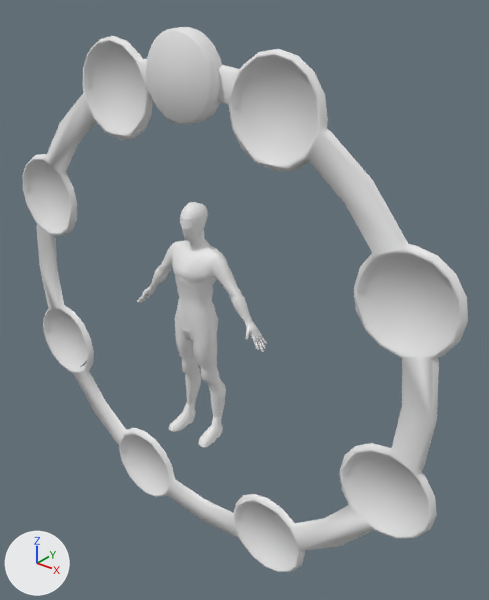
Renders of the Blender file vongott/Assets/Mesh/UI/menus.blend from each side of a commit.
One viewpoint serves both versions: a camera (50 mm lens) standing at (16.2, -17.3, 12.5) and looking at (0.9, 1.9, 0.7). Lighting does not change. The marker at lower left points along +X, +Y and +Z.

The older version as bpy lines, for what is in view:
```python
ob_abdomen = bpy.data.objects.new('abdomen', me_circle_003)
ob_abdomen.location = (0.0, 0.0, 0.0)
ob_abdomen.scale = (2.1, 2.1, 2.1)
ob_arms = bpy.data.objects.new('arms', me_circle_008)
ob_arms.location = (0.0, 0.0, 0.0)
ob_arms.scale = (2.1, 2.1, 2.1)
ob_back = bpy.data.objects.new('back', me_circle_005)
ob_back.location = (0.0, 0.0, 0.0)
ob_back.scale = (2.1, 2.1, 2.1)
ob_eyes = bpy.data.objects.new('eyes', me_circle_006)
ob_eyes.location = (0.0, 0.0, 0.0)
ob_eyes.scale = (2.1, 2.1, 2.1)
ob_feet = bpy.data.objects.new('feet', me_circle_010)
ob_feet.location = (0.0, 0.0, 0.0)
ob_feet.scale = (2.1, 2.1, 2.1)
ob_legs = bpy.data.objects.new('legs', me_circle_009)
ob_legs.location = (0.0, 0.0, 0.0)
ob_legs.scale = (2.1, 2.1, 2.1)
ob_model_005 = bpy.data.objects.new('model.005', me_circle_007)
ob_model_005.location = (0.0, 0.0, 0.0)
ob_model_005.scale = (2.1, 2.1, 2.1)
ob_torso = bpy.data.objects.new('torso', me_circle_004)
ob_torso.location = (0.0, 0.0, 0.0)
ob_torso.scale = (2.1, 2.1, 2.1)
ob_upgrades_rim = bpy.data.objects.new('upgrades_rim', me_circle)
ob_upgrades_rim.location = (0.0, 0.0, 0.0)
# also in view: 'upgrades_btn' at (0.0, -0.3, 9.4)
```
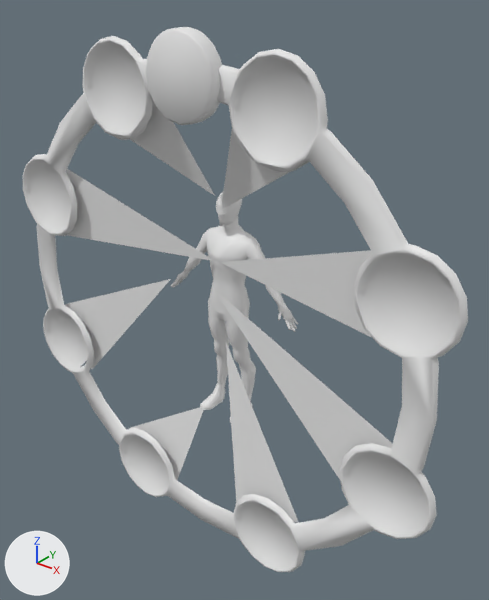
Location of each change, (x1, y1, x2, y2) in pixels of the pictures (489 x 600 px):
'abdominal_marker', added
    after: (214, 289, 393, 479)
'torso_marker', added
    after: (220, 250, 372, 337)
'legs', moved
    before: (174, 313, 226, 418)
    after: (208, 296, 256, 396)
'back)marker', added
    after: (66, 169, 214, 261)
'legs_marker', added
    after: (226, 343, 299, 523)
'arms_marker', added
    after: (65, 279, 171, 369)
'arms', moved
    before: (137, 243, 267, 352)
    after: (171, 228, 298, 332)
'torso', moved
    before: (172, 235, 219, 284)
    after: (206, 220, 252, 267)
'abdomen', moved
    before: (175, 276, 217, 332)
    after: (210, 260, 248, 313)
'skull_marker', added
    after: (130, 100, 215, 196)
'eyes_marker', added
    after: (221, 129, 291, 210)
'feet_marker', added
    after: (129, 407, 204, 480)
'feet', moved
    before: (169, 400, 223, 447)
    after: (200, 381, 252, 423)
'model.005', moved
    before: (180, 202, 208, 240)
    after: (216, 192, 242, 226)
'eyes', moved
    before: (180, 218, 192, 229)
    after: (216, 203, 228, 215)
'back', moved
    before: (177, 230, 222, 255)
    after: (212, 217, 255, 240)

The change, as a list of edits to the scene's bpy script:
```text
Add me_plane:
    me_plane.from_pydata([(-0.29, 1.33, 4.82), (-1.76, 0.0, 8.62), (-4.93, 0.0, 7.3)], [], [(0, 1, 2)])
Add me_plane_001:
    me_plane_001.from_pydata([(0.06, 1.24, 4.38), (5.01, 0.0, 7.4), (1.8, 0.0, 8.64)], [], [(0, 1, 2)])
Add me_plane_002:
    me_plane_002.from_pydata([(0.24, 0.89, 2.4), (8.64, 0.0, 1.76), (7.32, 0.0, 4.94)], [], [(0, 1, 2)])
Add me_plane_003:
    me_plane_003.from_pydata([(-0.12, 0.89, 1.19), (7.41, 0.0, -5.01), (8.71, 0.0, -1.79)], [], [(0, 1, 2)])
Add me_plane_004:
    me_plane_004.from_pydata([(0.51, 0.89, -1.01), (1.77, 0.0, -8.66), (4.98, 0.0, -7.38)], [], [(0, 1, 2)])
Add me_plane_005:
    me_plane_005.from_pydata([(-0.73, 0.89, -4.7), (-4.98, 0.0, -7.34), (-1.85, 0.0, -8.95)], [], [(0, 1, 2)])
Add me_plane_006:
    me_plane_006.from_pydata([(-2.44, 0.89, 0.95), (-8.82, 0.0, -1.85), (-7.33, 0.0, -4.96)], [], [(0, 1, 2)])
Add me_plane_007:
    me_plane_007.from_pydata([(0.03, 0.92, 2.37), (-7.47, 0.0, 4.99), (-8.75, 0.0, 1.76)], [], [(0, 1, 2)])
Change ob_feet:
    ob_feet.location: (0.0, 0.0, 0.0) -> (0.0, 2.0, 0.0)
Change ob_legs:
    ob_legs.location: (0.0, 0.0, 0.0) -> (0.0, 2.0, 0.0)
Change ob_arms:
    ob_arms.location: (0.0, 0.0, 0.0) -> (0.0, 2.0, 0.0)
Change ob_model_005:
    ob_model_005.location: (0.0, 0.0, 0.0) -> (0.0, 2.0, 0.0)
Change ob_eyes:
    ob_eyes.location: (0.0, 0.0, 0.0) -> (0.0, 2.0, 0.0)
Change ob_back:
    ob_back.location: (0.0, 0.0, 0.0) -> (0.0, 2.0, 0.0)
Change ob_torso:
    ob_torso.location: (0.0, 0.0, 0.0) -> (0.0, 2.0, 0.0)
Change ob_abdomen:
    ob_abdomen.location: (0.0, 0.0, 0.0) -> (0.0, 2.0, 0.0)
Add ob_skull_marker:
    ob_skull_marker = bpy.data.objects.new('skull_marker', me_plane)
    ob_skull_marker.location = (0.0, 0.2, 0.0)
Add ob_eyes_marker:
    ob_eyes_marker = bpy.data.objects.new('eyes_marker', me_plane_001)
    ob_eyes_marker.location = (0.0, 0.2, 0.0)
Add ob_torso_marker:
    ob_torso_marker = bpy.data.objects.new('torso_marker', me_plane_002)
    ob_torso_marker.location = (0.0, 0.2, 0.0)
Add ob_abdominal_marker:
    ob_abdominal_marker = bpy.data.objects.new('abdominal_marker', me_plane_003)
    ob_abdominal_marker.location = (0.0, 0.2, 0.0)
Add ob_legs_marker:
    ob_legs_marker = bpy.data.objects.new('legs_marker', me_plane_004)
    ob_legs_marker.location = (0.0, 0.2, 0.0)
Add ob_feet_marker:
    ob_feet_marker = bpy.data.objects.new('feet_marker', me_plane_005)
    ob_feet_marker.location = (0.0, 0.2, 0.0)
Add ob_arms_marker:
    ob_arms_marker = bpy.data.objects.new('arms_marker', me_plane_006)
    ob_arms_marker.location = (0.0, 0.2, 0.0)
Add ob_back_marker:
    ob_back_marker = bpy.data.objects.new('back)marker', me_plane_007)
    ob_back_marker.location = (0.0, 0.2, 0.0)
```
